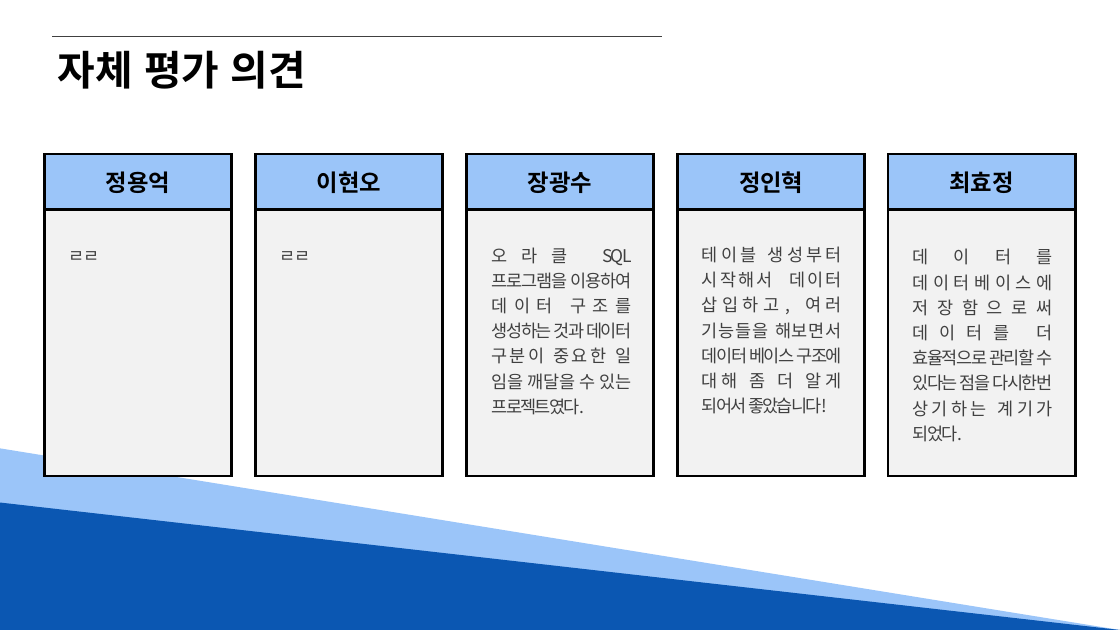
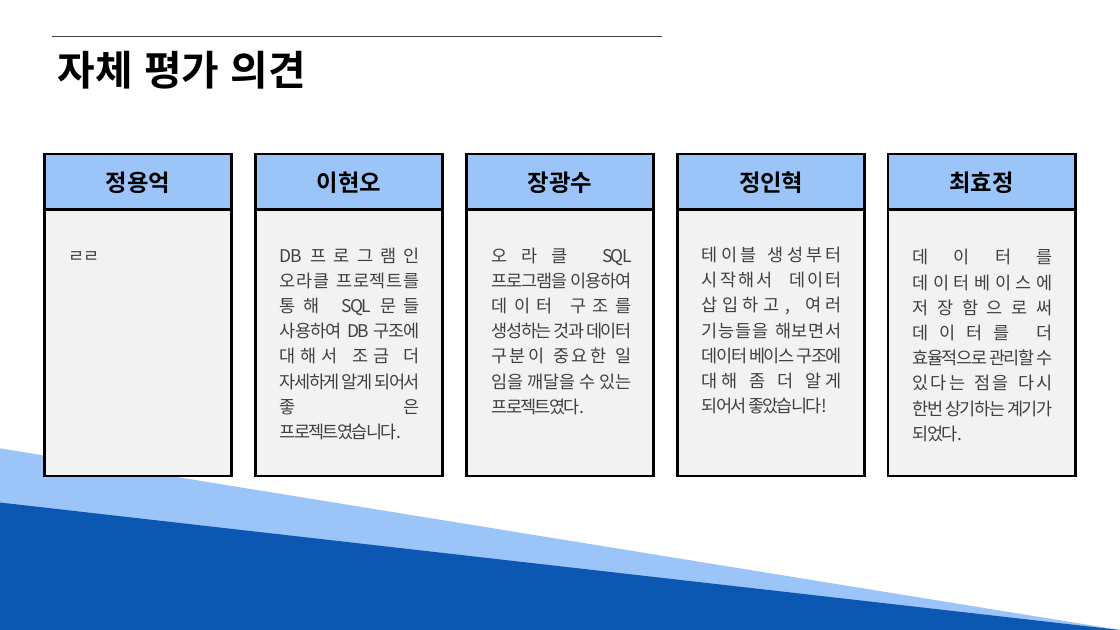
Before and after one commit to Hyno2/SQL-Project, a slide deck: slide 22 of PPT템플릿/오라클(편의점).pptx. Drawn at 1120x630 pixels with LibreOffice and Linux fonts; fonts in the diff are those of the drawing. Boxes give left, top, right and bottom in pixels: in the first picture for what was removed or moved away, otherwise in the second. Text is boxed around its words. In the diff, an @@ line names an element or a change of style, - is before the commit and + after.

```diff
--- a/PPT템플릿/오라클(편의점).pptx
+++ b/PPT템플릿/오라클(편의점).pptx
@@ text at <box>913,248,1053,417</box>: spaces changed @@
-데이터를 데이터베이스에 저장함으로써 데이터를 더 효율적으로 관리할 수 있다는 점을 다시한번 상기하는 계기가 되었다.
+데이터를 데이터베이스에 저장함으로써 데이터를 더 효율적으로 관리할 수 있다는 점을 다시 한번 상기하는 계기가 되었다.
@@ text at <box>280,272,420,440</box>: text changed @@
-ㄹㄹ
+DB프로그램인 오라클 프로젝트를 통해 SQL문들 사용하여 DB 구조에 대해서 조금 더 자세하게 알게 되어서 좋은 프로젝트였습니다.
```
